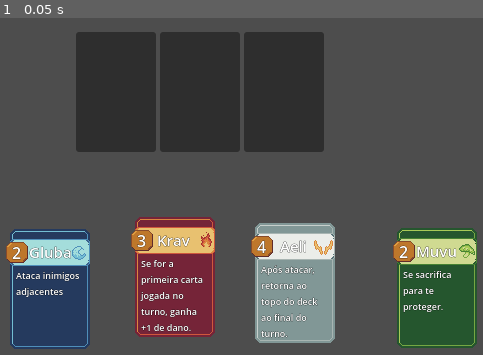
Above: before the commit, frame 1.
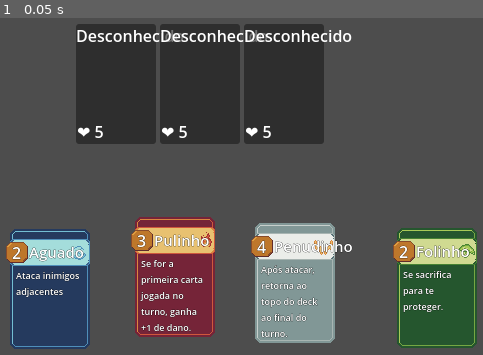
Above: after the commit, the same moment.

Repository: JonathanGoveira/CardGameTemplateGodot
Game: Godot game, scene res://scenes/battle_scene.tscn
Same seed, same stepped clock (60 frames per second), same inputs: the game is played once before the commit and once after it.
Inputs:
- Up to frame 1 (0.05 s): no input

The runs differ from the first frame. In frame 1, 4.6% of the frame differs, in the area x 6-98%, y 1-73%.

Commit message:
Update enemies
atualizando os inimigos com script de drag drop e perda de vida

Diff:
--- a/cardgametemplate/scenes/battle/board.tscn
+++ b/cardgametemplate/scenes/battle/board.tscn
@@ -1,7 +1,7 @@
 [gd_scene load_steps=3 format=3 uid="uid://dkuk5uaw56b8f"]
 
 [ext_resource type="Script" uid="uid://c0giw7bs8lw4i" path="res://scripts/batlle/board.gd" id="1_qmi5o"]
-[ext_resource type="PackedScene" uid="uid://iuhxsai47yro" path="res://scenes/battle/slot.tscn" id="1_yb8wc"]
+[ext_resource type="PackedScene" uid="uid://coxglu8wkptdt" path="res://scenes/battle/enemy_board.tscn" id="2_qmi5o"]
 
 [node name="Board" type="Control"]
 layout_mode = 3
@@ -19,21 +19,21 @@
 [node name="EnemyRow" type="HBoxContainer" parent="Margin/Layout"]
 layout_mode = 2
 
+[node name="Inimigo" parent="Margin/Layout/EnemyRow" instance=ExtResource("2_qmi5o")]
+layout_mode = 2
+
+[node name="Inimigo2" parent="Margin/Layout/EnemyRow" instance=ExtResource("2_qmi5o")]
+layout_mode = 2
+
+[node name="Inimigo3" parent="Margin/Layout/EnemyRow" instance=ExtResource("2_qmi5o")]
+layout_mode = 2
+
 [node name="Margin" type="MarginContainer" parent="Margin/Layout"]
 layout_mode = 2
 
 [node name="PlayerRow" type="HBoxContainer" parent="Margin/Layout"]
 layout_mode = 2
 
-[node name="Slot" parent="Margin/Layout/PlayerRow" instance=ExtResource("1_yb8wc")]
-layout_mode = 2
-
-[node name="Slot2" parent="Margin/Layout/PlayerRow" instance=ExtResource("1_yb8wc")]
-layout_mode = 2
-
-[node name="Slot3" parent="Margin/Layout/PlayerRow" instance=ExtResource("1_yb8wc")]
-layout_mode = 2
-
 [node name="PlayerCards" type="Node2D" parent="."]
 
 [node name="EnemyCards" type="Node2D" parent="."]
--- /dev/null
+++ b/cardgametemplate/scenes/battle/enemy_board.tscn
@@ -0,0 +1,35 @@
+[gd_scene load_steps=2 format=3 uid="uid://coxglu8wkptdt"]
+
+[ext_resource type="Script" uid="uid://brvy8didbdb0s" path="res://scripts/batlle/enemy_battle.gd" id="1_at28c"]
+
+[node name="Inimigo" type="Control"]
+custom_minimum_size = Vector2(80, 120)
+layout_mode = 3
+anchors_preset = 0
+offset_right = 80.0
+offset_bottom = 120.0
+script = ExtResource("1_at28c")
+
+[node name="Panel" type="Panel" parent="."]
+layout_mode = 0
+offset_right = 80.0
+offset_bottom = 120.0
+
+[node name="Nome" type="Label" parent="."]
+layout_mode = 0
+offset_right = 80.0
+offset_bottom = 23.0
+
+[node name="Vida" type="Label" parent="."]
+layout_mode = 0
+offset_left = 1.0
+offset_top = 96.0
+offset_right = 41.0
+offset_bottom = 119.0
+
+[node name="Dano" type="Label" parent="."]
+layout_mode = 0
+offset_left = 39.0
+offset_top = 97.0
+offset_right = 79.0
+offset_bottom = 120.0
--- a/cardgametemplate/scenes/battle/slot.tscn
+++ /dev/null
@@ -1,16 +0,0 @@
-[gd_scene load_steps=2 format=3 uid="uid://iuhxsai47yro"]
-
-[ext_resource type="Script" uid="uid://brvy8didbdb0s" path="res://scripts/batlle/slot.gd" id="1_q2d2s"]
-
-[node name="Slot" type="Control"]
-custom_minimum_size = Vector2(80, 120)
-layout_mode = 3
-anchors_preset = 0
-offset_right = 80.0
-offset_bottom = 120.0
-script = ExtResource("1_q2d2s")
-
-[node name="Panel" type="Panel" parent="."]
-layout_mode = 0
-offset_right = 80.0
-offset_bottom = 120.0
--- a/cardgametemplate/scenes/battle_scene.tscn
+++ b/cardgametemplate/scenes/battle_scene.tscn
@@ -2,10 +2,10 @@
 
 [ext_resource type="PackedScene" uid="uid://dkuk5uaw56b8f" path="res://scenes/battle/board.tscn" id="1_kinr6"]
 [ext_resource type="PackedScene" uid="uid://b2f0gstxcgifp" path="res://scenes/cards/card_base.tscn" id="2_rca61"]
-[ext_resource type="Resource" uid="uid://cnjqx25hjbo5x" path="res://scripts/cards/data/nymara/gluba_card_data.tres" id="3_8qdv8"]
-[ext_resource type="Resource" uid="uid://bkajiysgoiwdc" path="res://scripts/cards/data/lumestral/krav_card_data.tres" id="4_8qdv8"]
-[ext_resource type="Resource" uid="uid://dfh03sg6oh3qk" path="res://scripts/cards/data/aerelis/aeli_card_data.tres" id="5_1i8jf"]
-[ext_resource type="Resource" uid="uid://d21nvole0t8r5" path="res://scripts/cards/data/drelvara/muvu_card_data.tres" id="6_svpld"]
+[ext_resource type="Resource" uid="uid://cnjqx25hjbo5x" path="res://scripts/cards/data/gluba/aguado_card_data.tres" id="3_8qdv8"]
+[ext_resource type="Resource" uid="uid://bkajiysgoiwdc" path="res://scripts/cards/data/firi/pulinho_card_data.tres" id="4_8qdv8"]
+[ext_resource type="Resource" uid="uid://dfh03sg6oh3qk" path="res://scripts/cards/data/penuva/penudinho_card_data.tres" id="5_1i8jf"]
+[ext_resource type="Resource" uid="uid://d21nvole0t8r5" path="res://scripts/cards/data/trufi/folinho_card_data.tres" id="6_svpld"]
 
 [node name="GameManager" type="Node"]
 
--- /dev/null
+++ b/cardgametemplate/scripts/batlle/enemy_battle.gd
@@ -0,0 +1,34 @@
+# res://Combate/InimigoNode.gd
+extends Control
+
+@export var nome: String = "Desconhecido"
+@export var vida: int = 5
+
+func _ready() -> void:
+	mouse_filter = Control.MOUSE_FILTER_STOP
+	$Panel.mouse_filter = Control.MOUSE_FILTER_IGNORE
+	$Nome.mouse_filter = Control.MOUSE_FILTER_IGNORE
+	$Vida.mouse_filter = Control.MOUSE_FILTER_IGNORE
+	$Dano.mouse_filter = Control.MOUSE_FILTER_IGNORE
+	$Nome.text = nome
+	atualizar_vida()
+
+func atualizar_vida():
+	$Vida.text = "❤️ " + str(vida)
+
+func _can_drop_data(_pos, data) -> bool:
+	return data is CardBase
+
+func _drop_data(_pos, data):
+	if data is CardBase:
+		var dano = data.dados.dano_base
+		vida -= dano
+		print("Recebeu " + str(dano) + " de dano!")
+		if vida <= 0:
+			queue_free()
+		else:
+			atualizar_vida()
+
+		# Remove carta do campo
+		data.get_parent().remove_child(data)
+		data.queue_free()  # ou retornar_ao_deck() se preferir reaproveitar
--- a/cardgametemplate/scripts/batlle/slot.gd
+++ /dev/null
@@ -1,18 +0,0 @@
-extends Control
-
-func _ready() -> void:
-	mouse_filter = Control.MOUSE_FILTER_STOP
-	$Panel.mouse_filter = MOUSE_FILTER_IGNORE
-
-func _can_drop_data(_position, data) -> bool:
-	#print("can_drop_data chamado no slot: ", name)
-	return data is CardBase
-
-func _drop_data(_position, data):
-	print("Drop detectado no slot: ", name)
-
-	if data.get_parent():
-		data.get_parent().remove_child(data)
-
-	add_child(data)
-	data.position = Vector2.ZERO
--- a/cardgametemplate/scripts/cards/data/lumestral/krav_card_data.tres
+++ b/cardgametemplate/scripts/cards/data/firi/pulinho_card_data.tres
@@ -11,8 +11,8 @@
 [resource]
 script = ExtResource("1_33i62")
 imagem_carta = ExtResource("1_gl3fi")
-nome = "Krav"
-reino = "Lumestral"
+nome = "Pulinho"
+reino = "Firi"
 dano_base = 3
 descricao_dom = "Se for a primeira carta jogada no turno, ganha +1 de dano."
 dom = SubResource("Resource_chkxl")
--- a/cardgametemplate/scripts/cards/data/nymara/gluba_card_data.tres
+++ b/cardgametemplate/scripts/cards/data/gluba/aguado_card_data.tres
@@ -11,8 +11,8 @@
 [resource]
 script = ExtResource("1_62hcd")
 imagem_carta = ExtResource("2_2euja")
-nome = "Gluba"
-reino = "Nymara"
+nome = "Aguado"
+reino = "Gluba"
 dano_base = 2
 descricao_dom = "Ataca inimigos adjacentes"
 dom = SubResource("Resource_vbjv7")
--- a/cardgametemplate/scripts/cards/data/aerelis/aeli_card_data.tres
+++ b/cardgametemplate/scripts/cards/data/penuva/penudinho_card_data.tres
@@ -6,8 +6,8 @@
 [resource]
 script = ExtResource("1_onkx7")
 imagem_carta = ExtResource("1_6545m")
-nome = "Aeli"
-reino = "Aerelis"
+nome = "Penudinho"
+reino = "Penuva"
 dano_base = 4
 descricao_dom = "Após atacar, retorna ao topo do deck ao final do turno."
 metadata/_custom_type_script = "uid://1crh8aj4cmt3"
--- a/cardgametemplate/scripts/cards/data/drelvara/muvu_card_data.tres
+++ b/cardgametemplate/scripts/cards/data/trufi/folinho_card_data.tres
@@ -11,8 +11,8 @@
 [resource]
 script = ExtResource("1_6v6mk")
 imagem_carta = ExtResource("2_ddwhf")
-nome = "Muvu"
-reino = "Drelvara"
+nome = "Folinho"
+reino = "Trufi"
 dano_base = 2
 descricao_dom = "Se sacrifica para te proteger."
 dom = SubResource("Resource_ctrdq")
Renamed: cardgametemplate/scripts/batlle/slot.gd.uid -> cardgametemplate/scripts/batlle/enemy_battle.gd.uid
